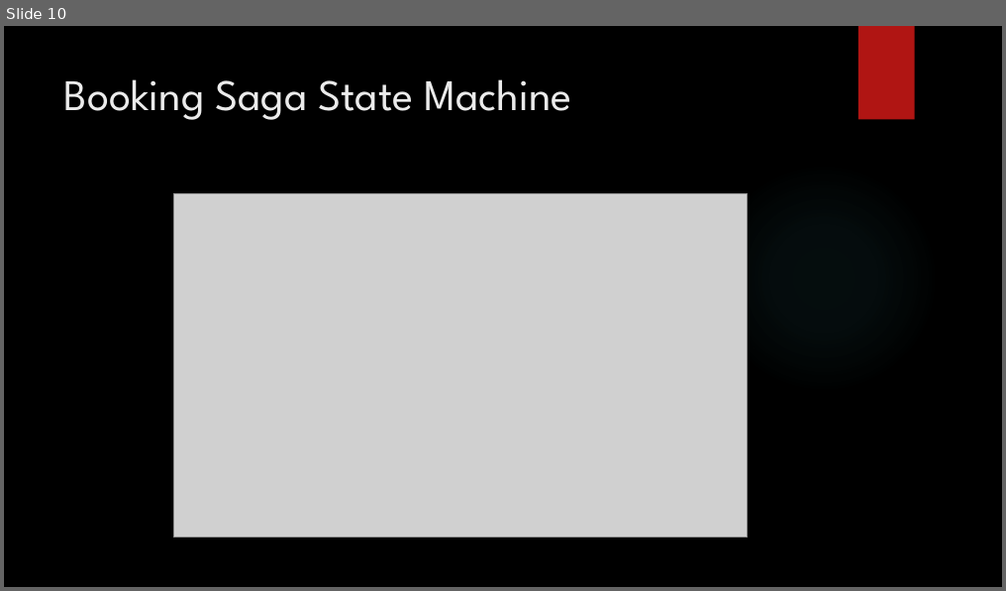
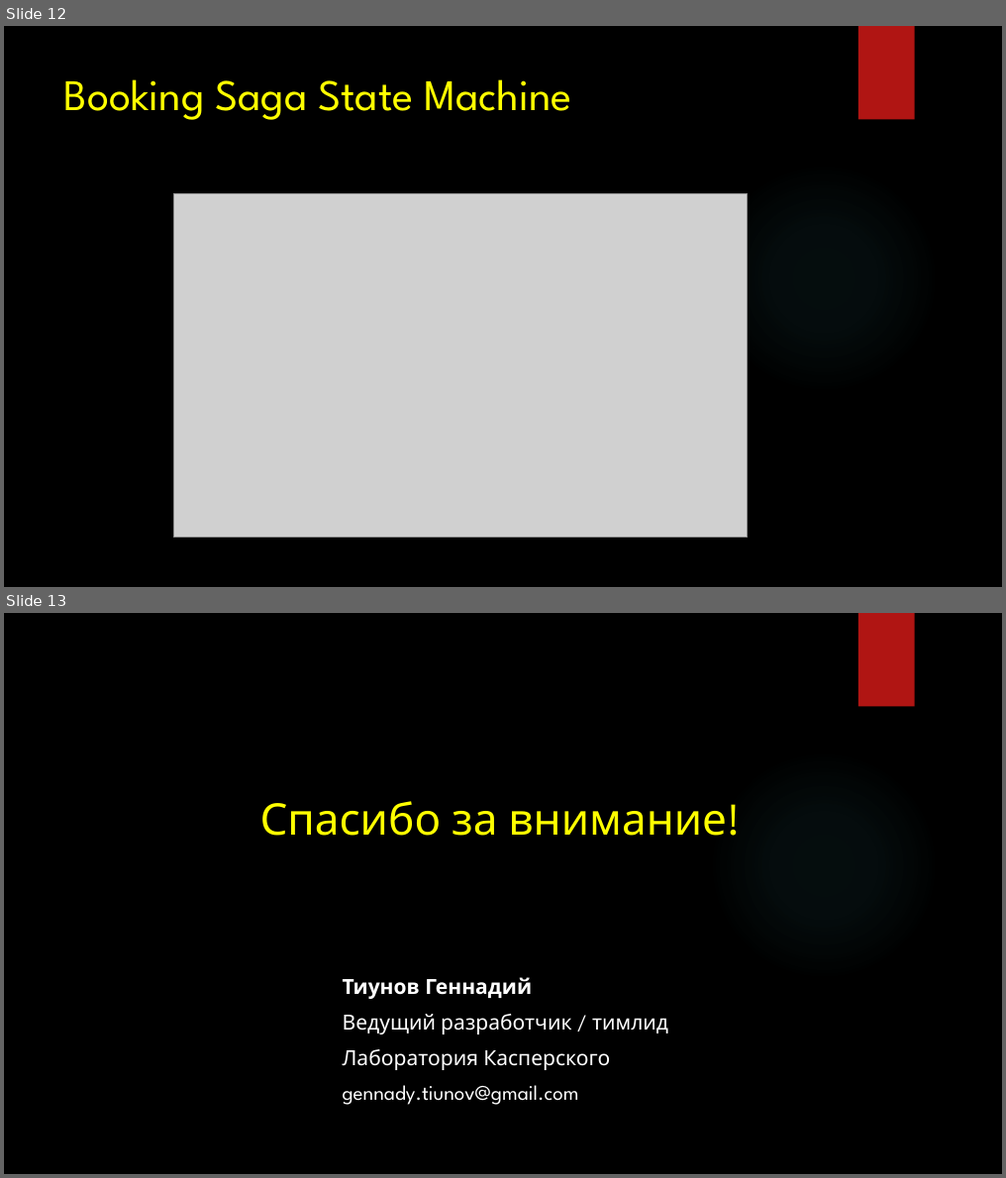
Before and after one commit to gennadytiunov/arch-labs, a slide deck: course-work/Presentation/Circus - Presentation.pptx. Shown one above the other, each under a label of ours: slide 10 before the commit, slides 12 and 13 after it. The pictures are 1006x591 and 1006x1178 pixels, drawn with LibreOffice and Linux fonts; fonts in the diff are those of the drawing; grey boxes stand for pictures; background and template pictures are left out. Boxes give left, top, right and bottom in pixels: in the first picture for what was removed or moved away, otherwise in the second. Text is boxed around its words. In the diff, an @@ line names an element or a change of style, - is before the commit and + after.

```diff
--- a/course-work/Presentation/Circus - Presentation.pptx
+++ b/course-work/Presentation/Circus - Presentation.pptx
@@ slide 13 added at (4,613,1002,1174), background picture (left out); not listed: 2 template elements that a slide beside it also shows @@
@@ title added at (260,801,727,836), 42 pt, text #FFFF00 @@
+Спасибо за внимание!
@@ text added at (343,977,668,1105), 20 pt, text #FFFFFF @@
+Тиунов Геннадий
+Ведущий разработчик / тимлид
+Лаборатория Касперского
+gennady.tiunov@gmail.com
@@ what was slide 10 is now slide 12 @@
@@ slide 12 changed as well @@
@@ title "Booking Saga State Machine" at (64,79,571,120): text colour #EBEBEB to #FFFF00 @@
```
Also in this commit, not shown: 9 other slides changed, 2 other slides added, 1 slide removed, 5 other files.
